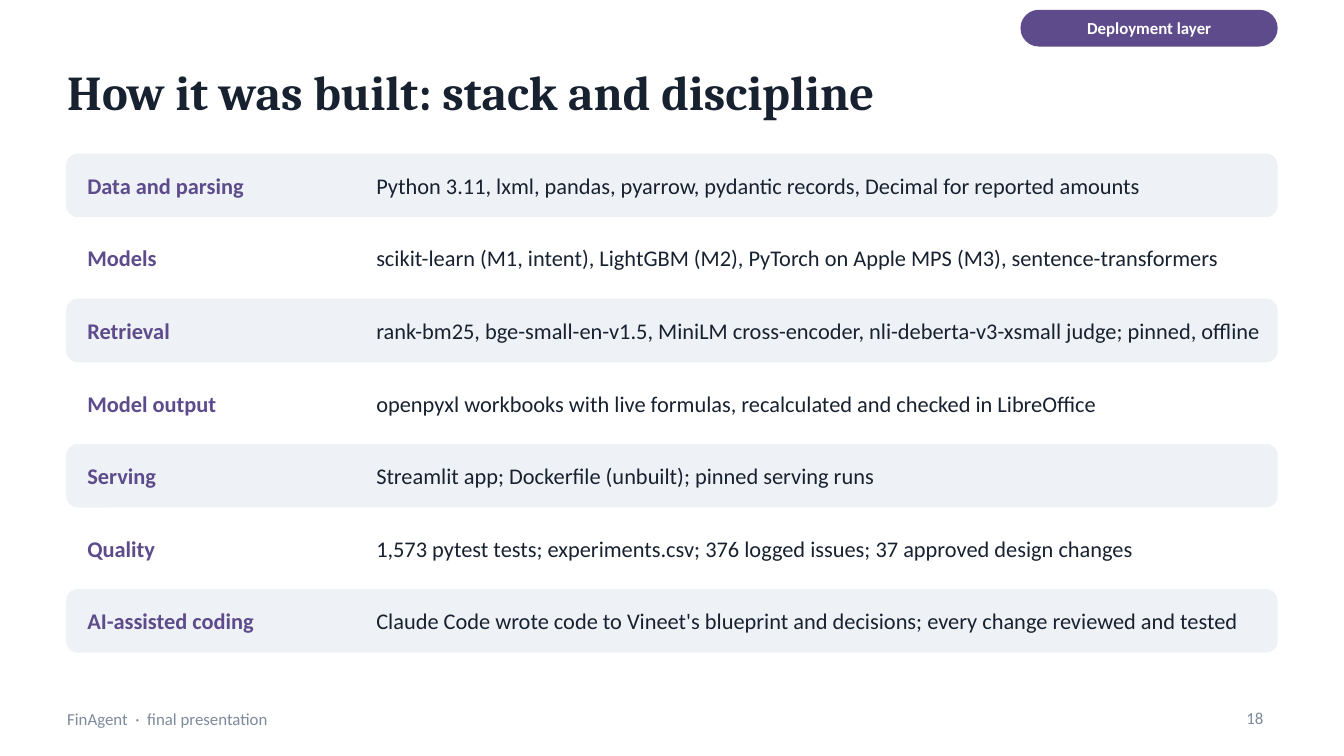
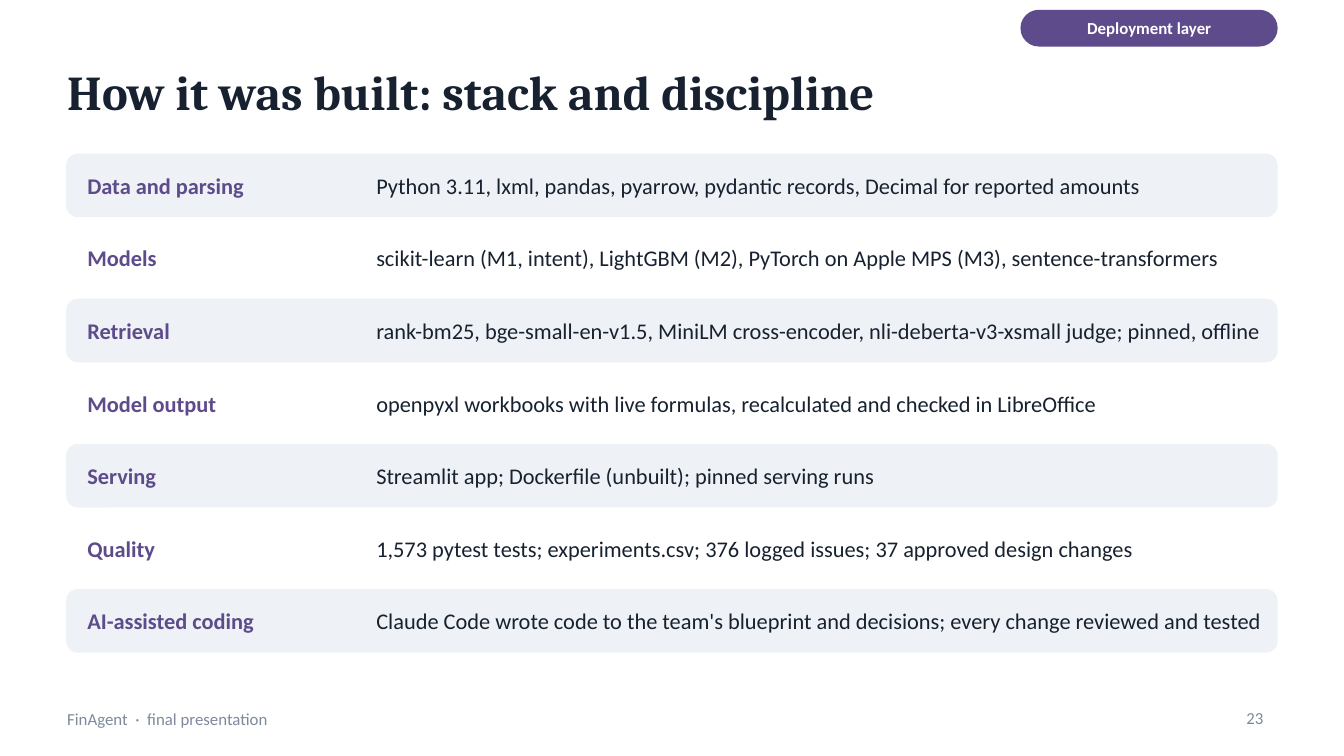
Before and after one commit to vojha95/finagent, a slide deck: slide 23 of docs/FinAgent_deck.pptx (slide 18 before the commit). Drawn at 1344x756 pixels with LibreOffice and Linux fonts; fonts in the diff are those of the drawing. Boxes give left, top, right and bottom in pixels: in the first picture for what was removed or moved away, otherwise in the second. Text is boxed around its words. In the diff, an @@ line names an element or a change of style, - is before the commit and + after.

Commit message:
Deck: team slide up front (five members, roll numbers, the part each owns and is examined on); 17 main slides sized for the 20-minute slot, 7 backup slides; agenda dropped

```diff
--- a/docs/FinAgent_deck.pptx
+++ b/docs/FinAgent_deck.pptx
@@ text at (376, 613, 1260, 633): text changed @@
-Claude Code wrote code to Vineet's blueprint and decisions; every change reviewed and tested
+Claude Code wrote code to the team's blueprint and decisions; every change reviewed and tested
@@ page number at (1246, 713, 1263, 724): text changed @@
-18
+23
```
Also in this commit, not shown: 3 other slides changed, 2 slides added, 1 slide removed, 1 other file.
